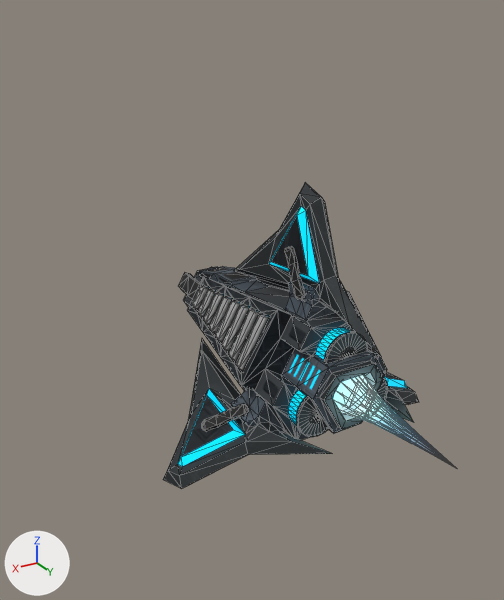
An edit to the glTF model gfx/ship3d/Taciturnity/taciturnity.gltf, drawn before and after from the same camera.
One viewpoint serves both versions: a 50 mm lens placed at (7.43, 11.1, 6.77), pointed at (0.81, 0.06, 1.25). The axes (+X, +Y, +Z) are drawn at lower left. The lights are the same throughout. Mesh edges are drawn as thin lines. Where no turn or scale is listed for an object, it has been applied to the vertices.

Names of what the first picture shows: 'base_glow', 'glow'.
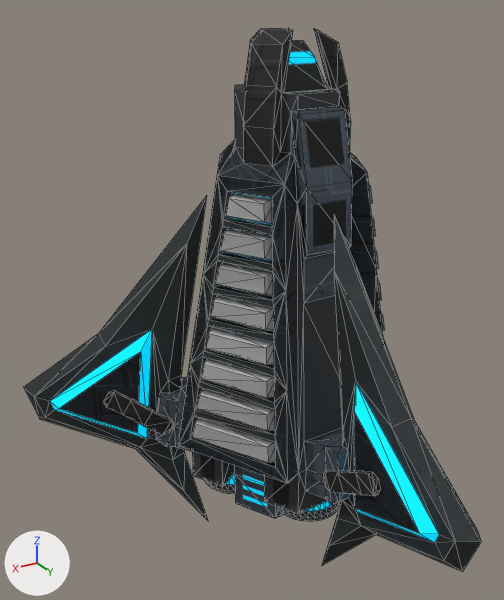
What differs and where, as boxes (x1, y1, x2, y2) in the pictures (504 x 600 px):
'base_glow', reshaped (78% wider, 77% taller)
    before: (163, 182, 419, 489)
    after: (24, 28, 481, 572)
'glow', deleted
    before: (333, 375, 373, 416)

Diff of the bpy script that builds the scene:
```diff
--- a/gfx/ship3d/Taciturnity/taciturnity.gltf.py
+++ b/gfx/ship3d/Taciturnity/taciturnity.gltf.py
@@ img_freighter05_emission @@
+img_freighter05_emission = load_image('freighter05_emission', 'freighter05_emission.webp', 1024, 1024, 'sRGB')
@@ mat_base @@
+mat_base = bpy.data.materials.new('base')
+# uses the picture img_freighter05_diffuse
+# uses the picture img_freighter05_emission
+# uses the picture img_freighter05_normal
@@ me_base_1 @@
+me_base_1.from_pydata(...)  # 1051 vertices, 2050 faces; spans x -4.88..4.88, y -2.89..5.63, z -4.71..6.29
+me_base_1.materials.append(mat_base)
@@ ob_base_glow @@
-ob_base_glow = bpy.data.objects.new('base_glow', me_base_001)
+ob_base_glow = bpy.data.objects.new('base_glow', me_base_1)
 ob_base_glow.location = (0.0, 0.0, 0.0)
@@ ob_glow @@
-ob_glow = bpy.data.objects.new('glow', me_glow)
-ob_glow.location = (0.0, 0.0, 0.0)
```
